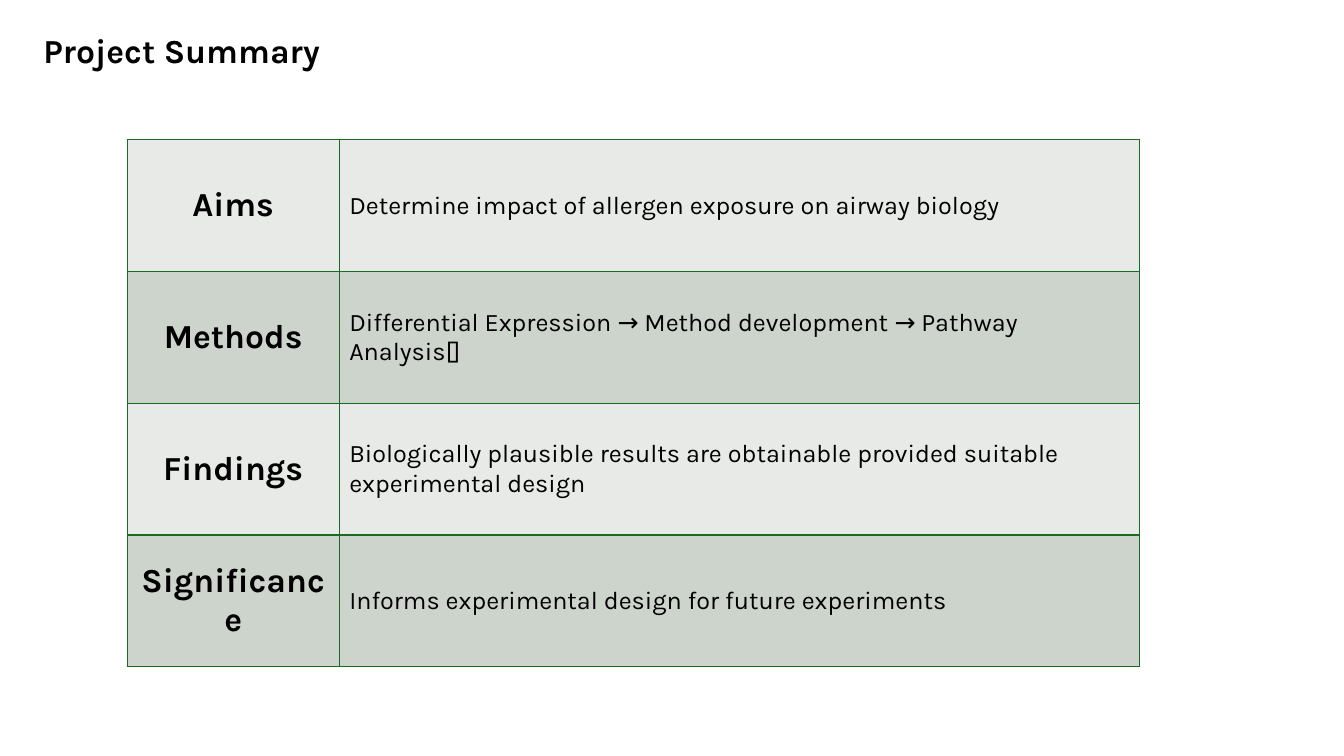
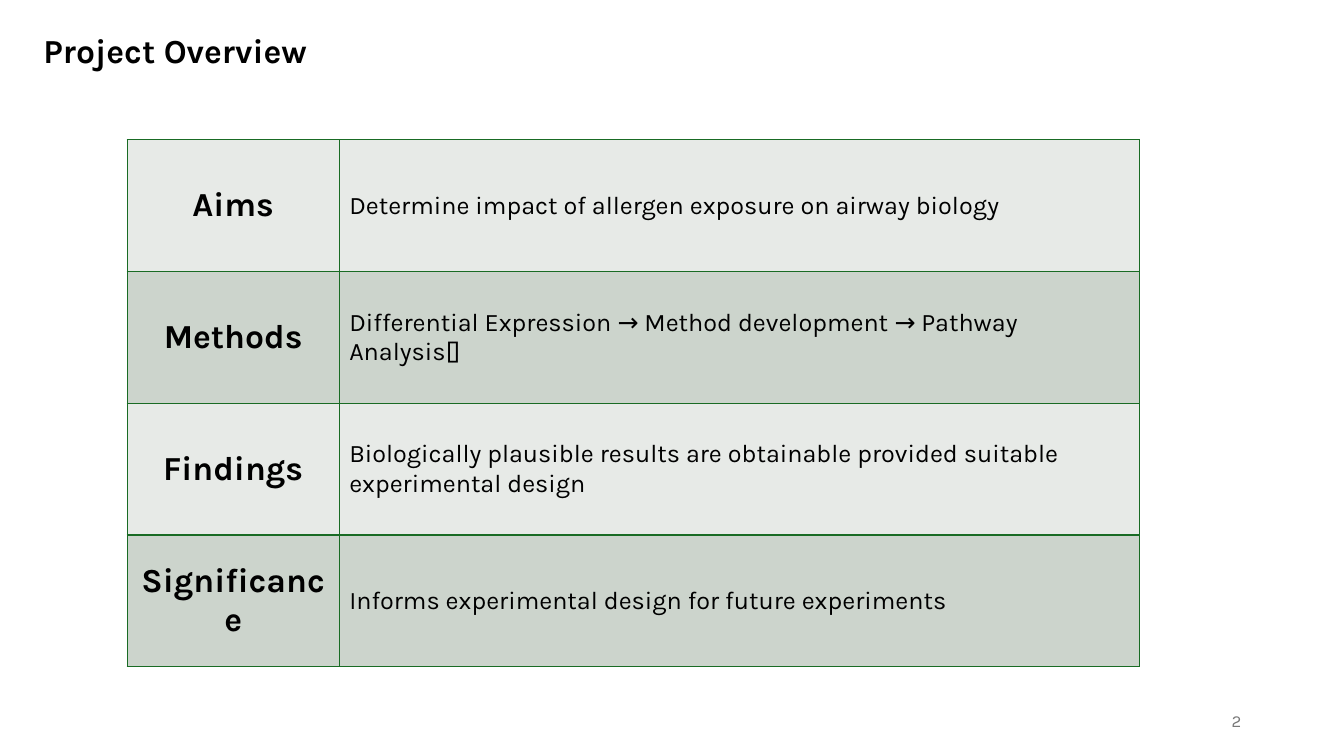
Before and after one commit to CJ770411/L4137_HBEC_EV_Transcriptomics-Project, a slide deck: slide 2 of viva/presentation/drafts/viva_presentation_DRAFT_1.pptx. Drawn at 1344x756 pixels with LibreOffice and Linux fonts; fonts in the diff are those of the drawing. Boxes give left, top, right and bottom in pixels: in the first picture for what was removed or moved away, otherwise in the second. Text is boxed around its words. In the diff, an @@ line names an element or a change of style, - is before the commit and + after.

```diff
--- a/viva/presentation/drafts/viva_presentation_DRAFT_1.pptx
+++ b/viva/presentation/drafts/viva_presentation_DRAFT_1.pptx
@@ text at [43, 39, 307, 72]: text changed @@
-Project Summary
+Project Overview
@@ page number added at [1232, 716, 1242, 727], 12 pt, text #797979 @@
+2
```
Also in this commit, not shown: 17 other slides changed, 11 slides added, 5 slides removed, 4 other files.
